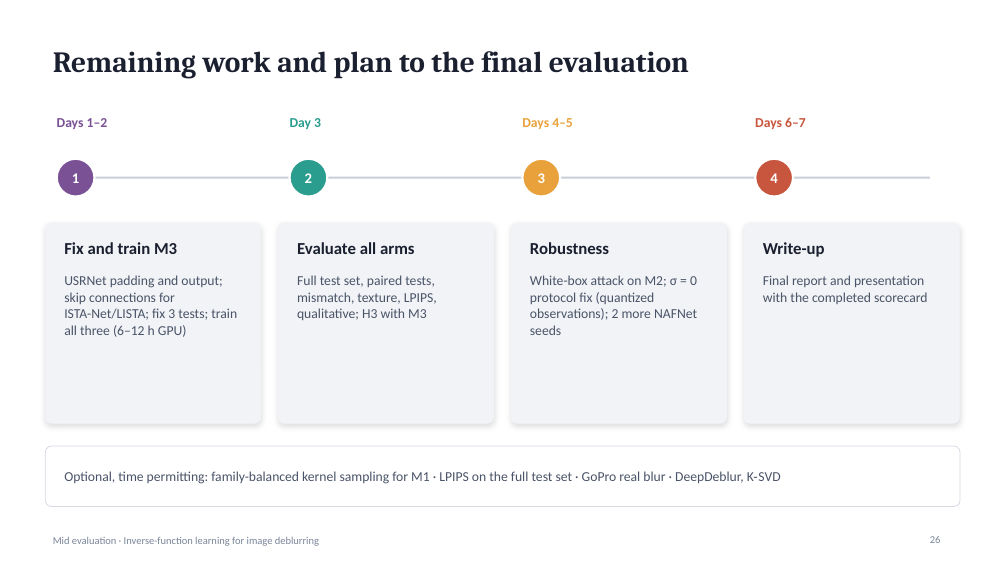
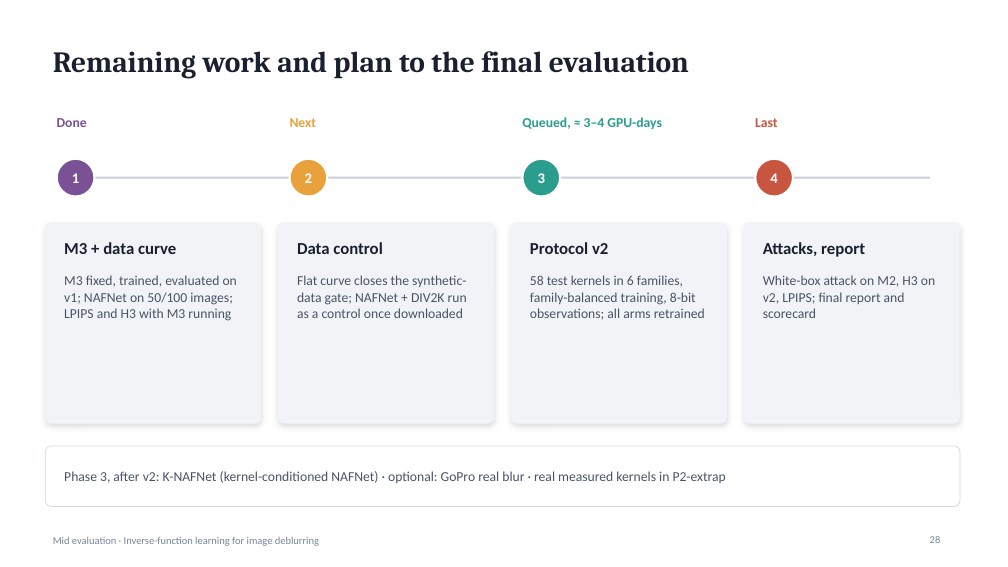
Before and after one commit to suryamanoj4/Inverse-Deblur, a slide deck: slide 28 of report/mid_evaluation.pptx (slide 26 before the commit). Drawn at 1008x567 pixels with LibreOffice and Linux fonts; fonts in the diff are those of the drawing. Boxes give left, top, right and bottom in pixels: in the first picture for what was removed or moved away, otherwise in the second. Text is boxed around its words. In the diff, an @@ line names an element or a change of style, - is before the commit and + after.

```diff
--- a/report/mid_evaluation.pptx
+++ b/report/mid_evaluation.pptx
@@ text at [57,118,87,127]: text changed @@
-Days 1–2
+Done
@@ text at [290,118,317,127]: text changed; text colour #2A9D8F to #E9A23B @@
-Day 3
+Next
@@ text at [522,117,662,129]: text changed; text colour #E9A23B to #2A9D8F @@
-Days 4–5
+Queued, ≈ 3–4 GPU-days
@@ text at [755,118,777,127]: text changed @@
-Days 6–7
+Last
@@ ellipse at [290,159,327,197]: fill #2A9D8F to #E9A23B @@
@@ ellipse at [523,159,560,197]: fill #E9A23B to #2A9D8F @@
@@ text at [64,242,176,254]: text changed @@
-Fix and train M3
+M3 + data curve
@@ text at [297,242,382,254]: text changed @@
-Evaluate all arms
+Data control
@@ text at [530,242,608,254]: text changed @@
-Robustness
+Protocol v2
@@ text at [763,242,865,257]: text changed @@
-Write-up
+Attacks, report
@@ text at [64,275,237,321]: text changed @@
-USRNet padding and output; skip connections for ISTA-Net/LISTA; fix 3 tests; train all three (6–12 h GPU)
+M3 fixed, trained, evaluated on v1; NAFNet on 50/100 images; LPIPS and H3 with M3 running
@@ text at [297,275,467,318]: text changed @@
-Full test set, paired tests, mismatch, texture, LPIPS, qualitative; H3 with M3
+Flat curve closes the synthetic-data gate; NAFNet + DIV2K run as a control once downloaded
@@ text at [530,275,705,319]: text changed @@
-White-box attack on M2; σ = 0 protocol fix (quantized observations); 2 more NAFNet seeds
+58 test kernels in 6 families, family-balanced training, 8-bit observations; all arms retrained
@@ text at [763,275,935,318]: text changed @@
-Final report and presentation with the completed scorecard
+White-box attack on M2, H3 on v2, LPIPS; final report and scorecard
@@ text at [64,471,726,483]: text changed @@
-Optional, time permitting: family-balanced kernel sampling for M1 · LPIPS on the full test set · GoPro real blur · DeepDeblur, K‑SVD
+Phase 3, after v2: K-NAFNet (kernel-conditioned NAFNet) · optional: GoPro real blur · real measured kernels in P2-extrap
```
Also in this commit, not shown: 12 other slides changed, 2 slides added, 4 other files.
